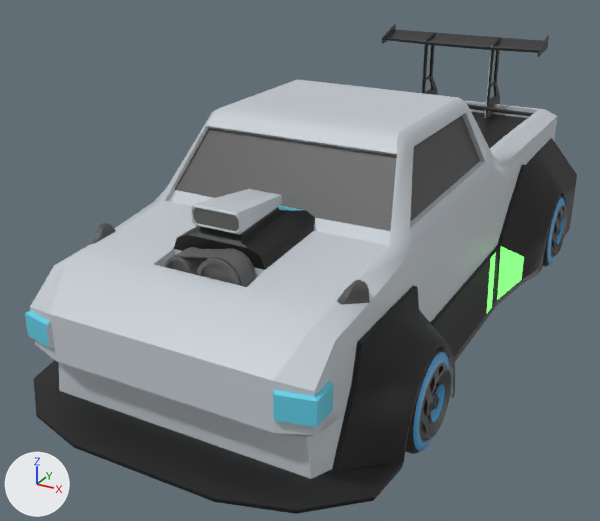
The Blender file Racing game/Assets/Cars/Prefabbed cars/Truck Shell Fix.blend, before and after one commit.
Camera for both pictures: a 50 mm camera at (4.27, -7.51, 4.33) aimed at (0.2, -0.12, 0.64). The axes (+X, +Y, +Z) are drawn at lower left. The lights are the same throughout.

The first picture shows 'Truck Shell', 'flWheel', 'flWheel.001'.
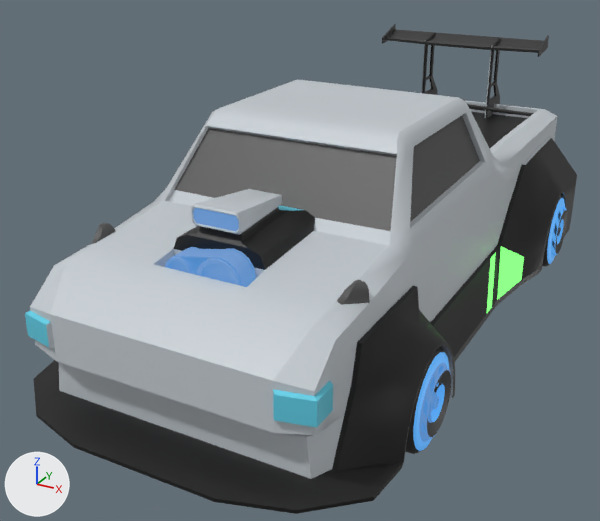
Edits to the bpy script that builds the scene:
```text
Change mat_lambert1_001:
    add mat_lambert1_001.emission_strength = 1.0
    add mat_lambert1_001.emission_color = (0.0545, 0.209, 0.509)  # blue #427ebd
Change mat_material_001:
    add mat_material_001.emission_strength = 1.0
    add mat_material_001.emission_color = (0.0545, 0.209, 0.509)  # blue #427ebd
Change mat_material_004:
    add mat_material_004.emission_strength = 1.0
    add mat_material_004.emission_color = (0.0545, 0.209, 0.509)  # blue #427ebd
Change me_mesh_015:
    where me_mesh_015.from_pydata(...)  # 582 vertices, 600 faces; spans x -1.41..1.41, y -1.44..0.76, z -1.5..1.5
    used by ob_flwheel_001; location = (2.2, 2.68, 0.43); rotation_euler = (-3.142, 0.0, 1.571), in degrees (-180, 0, 90); scale = (0.321, 0.321, 0.321)
    me_mesh_015 part 1: 73 of the faces centred in x -1.02..1.02, y 0.28..0.75, z -1.02..1.02 switch from mat_lambert1_002 (dark grey #636363) to mat_material_004 (blue #4ba1da)
```

Changed parts and their boxes [x1, y1, x2, y2] in the pictures (600 x 521 px):
'Truck Shell', recoloured, surface changed (grey to blue)
    both: [152, 190, 570, 417]
'flWheel', recoloured, surface changed
    both: [410, 349, 451, 453]
'flWheel.001', recoloured, surface changed
    both: [544, 195, 567, 266]
part 1 of me_mesh_015, recoloured (grey to blue)
    both: [551, 205, 566, 258]
